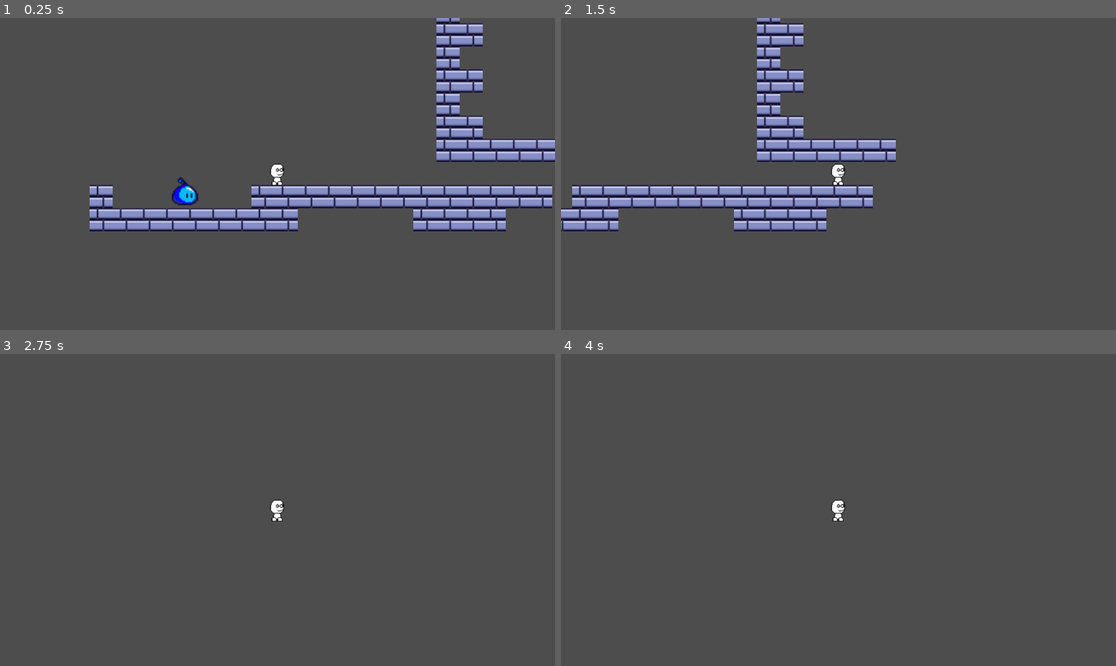
Above: before the commit, frames 1-4 (two rows, left to right).
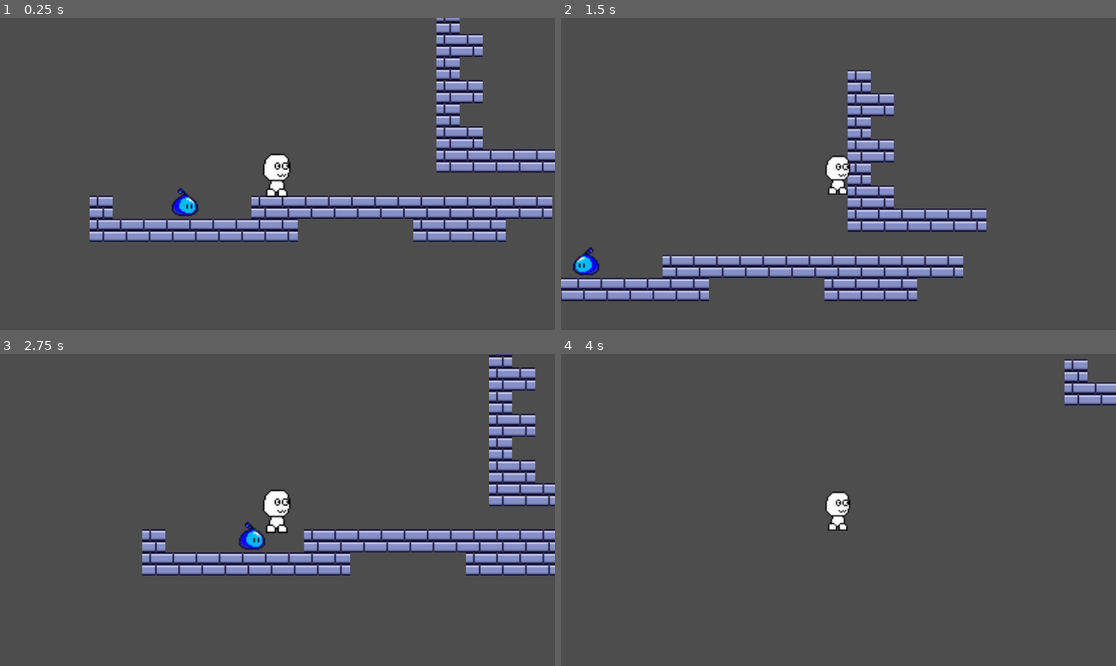
Above: after the commit, the same moments.

Repository: AND0MASTER/gamejam
Game: Godot game, scene res://Scenes/game.tscn
The game is run twice, just before and just after one commit, with the same random seed, the same clock (stepped at 60 frames per second) and the same inputs. This scene is started directly instead of the project's main scene.
Inputs:
- Up to frame 1 (0.25 s): no input
- Up to frame 2 (1.5 s): hold D (move_right) from 0.53 s (still down); tap F (grow) at 0.6, 1.35 s; tap W (jump) at 0.77 s
- Up to frame 3 (2.75 s): tap W (jump) at 1.52 s; release D (move_right) at 2.03 s; hold A (move_left) from 2.03 s (still down); tap F (grow) at 2.1 s
- Up to frame 4 (4 s): keep holding A (move_left); tap F (grow) at 2.85, 3.6 s; tap W (jump) at 3.02, 3.77 s

The runs differ from the first frame. In frame 1, 12% of the frame differs, in the area x 16-100%, y 0-72%; in frame 2, 21%, in the area x 0-77%, y 0-91%; in frame 3, 12%; in frame 4, 1.4%.

Commit message:
growing fixed

Diff:
--- a/Scenes/player.tscn
+++ b/Scenes/player.tscn
@@ -32,3 +32,6 @@
 [node name="CollisionShape2D" type="CollisionShape2D" parent="."]
 position = Vector2(0, 1)
 shape = SubResource("RectangleShape2D_cvnsp")
+
+[node name="RayCastSmall" type="RayCast2D" parent="."]
+target_position = Vector2(0, -19)
--- a/Script/auto_loaded_script.gd
+++ b/Script/auto_loaded_script.gd
@@ -3,4 +3,5 @@
 var SIZE = 1
 
 func _process(delta: float) -> void:
+	if SIZE < 0.5:
 		SIZE = 0.5
--- a/Script/player.gd
+++ b/Script/player.gd
@@ -4,6 +4,7 @@
 const SPEED = 200.0
 const JUMP_VELOCITY = -400
 @onready var animated_sprite_2d: AnimatedSprite2D = $AnimatedSprite2D
+@onready var ray_cast_small: RayCast2D = $RayCastSmall
 
 func _process(delta: float) -> void:
 	scale.x = AutoLoadedScript.SIZE
@@ -17,8 +18,10 @@
 	# Handle jump.
 	if Input.is_action_just_pressed("jump") and is_on_floor():
 		velocity.y = JUMP_VELOCITY * AutoLoadedScript.SIZE
+	#GROWING
 	if Input.is_action_just_pressed("grow") and is_on_floor():
-		AutoLoadedScript.SIZE = 1
+		if !ray_cast_small.is_colliding():
+			AutoLoadedScript.SIZE = 1
 	# Get the input direction and handle the movement/deceleration.
 	# As good practice, you should replace UI actions with custom gameplay actions.
 	var direction := Input.get_axis("move_left", "move_right")
